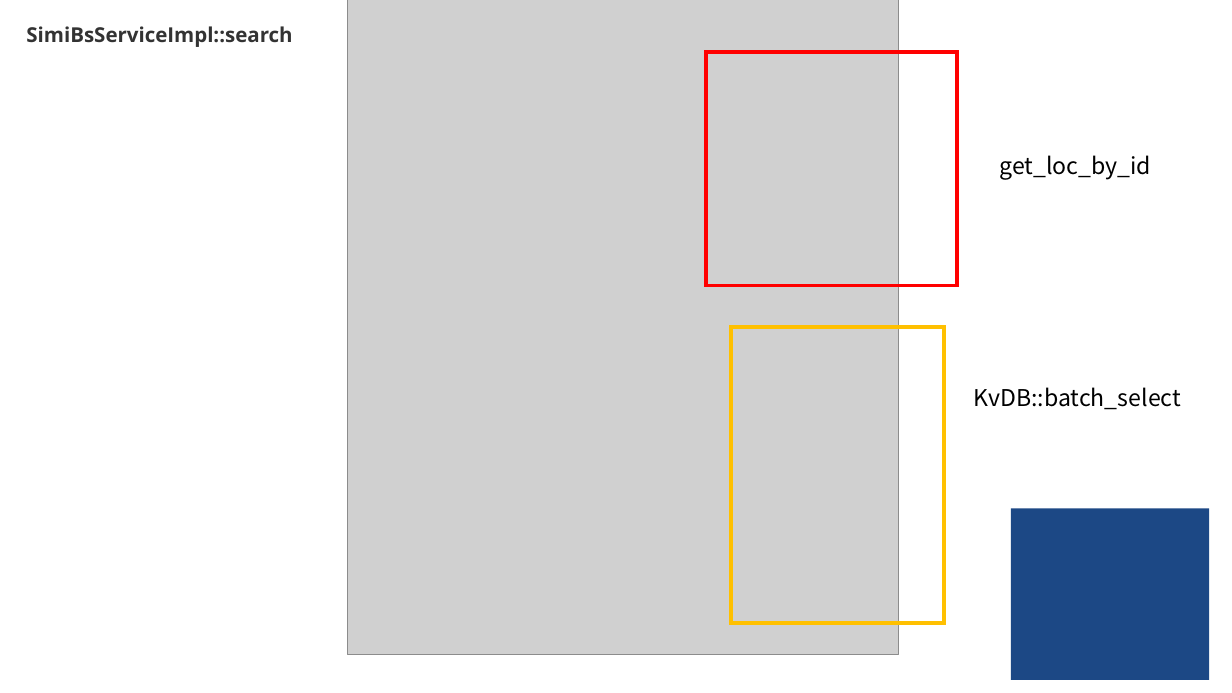
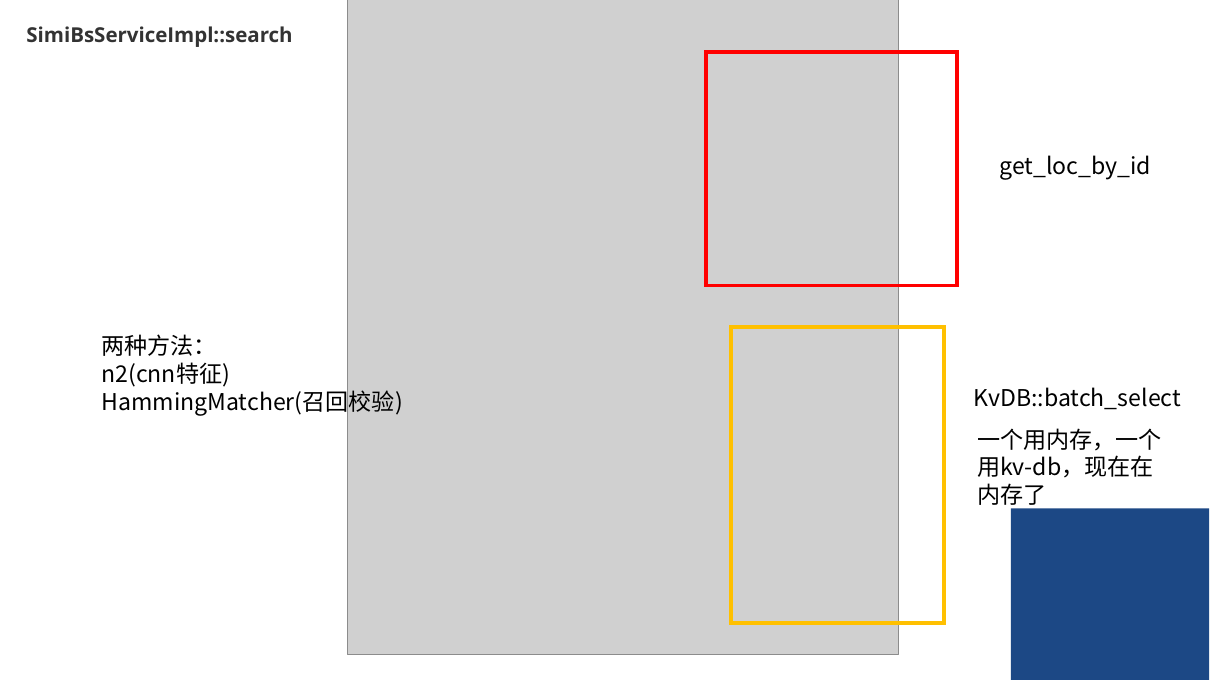
Before and after one commit to Capsfly/intern_share_info, a slide deck: slide 18 of 串讲.pptx (slide 17 before the commit). Drawn at 1232x693 pixels with LibreOffice and Linux fonts; fonts in the diff are those of the drawing; grey boxes stand for pictures. Boxes give left, top, right and bottom in pixels: in the first picture for what was removed or moved away, otherwise in the second. Text is boxed around its words. In the diff, an @@ line names an element or a change of style, - is before the commit and + after.

```diff
--- a/串讲.pptx
+++ b/串讲.pptx
@@ text added at (101,334,402,416), 18 pt, text #000000 @@
+两种方法：
+n2(cnn特征)
+HammingMatcher(召回校验)
@@ text added at (977,428,1162,509), 18 pt, text #000000 @@
+一个用内存，一个用kv-db，现在在内存了
```
Also in this commit, not shown: 8 other slides changed, 1 slide added, 1 other file.
